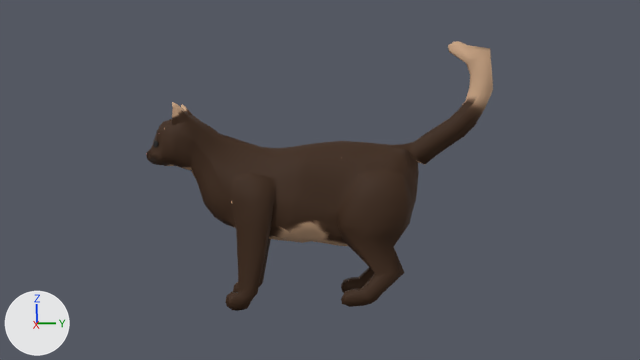
The Blender file props/Chat_Camille/Chat_Camille_squelette.blend: old version first, new version second.
Rendered twice from the file's camera 'Camera'. Lighting does not change. The marker at lower left points along +X, +Y and +Z.

The older version as bpy lines, for what is in view:
```python
mat_material_003 = principled_material('Material.003')
mat_material_003.base_color = (0.0, 0.0, 0.0)  # black #000000
me_cube_007 = bpy.data.meshes.new('Cube.007')
me_cube_007.from_pydata(...)  # 3750 vertices, 3786 faces, 4 loose edges; spans x -0.53..0.53, y -1.82..2.12, z 0.13..2.91
# faces by material slot: [1861, 1925]
me_cube_007.materials.append(mat_material_001)  # picture img_lampepixar_support_basecolor_png
me_cube_007.materials.append(mat_material_003)  # black #000000
# before: 24 (0.31, -0.87, 1.68) at pixel (230, 174)
# before: 97 (0.35, 1.01, 1.53) at pixel (402, 171), 98 (0.34, 0.6, 1.59) at pixel (364, 170), 99 (0.34, 0.84, 1.6) at pixel (387, 166)
ob_chat = bpy.data.objects.new('Chat', me_cube_007)
ob_chat.location = (-0.03, -0.155, 0.039)
ob_chat.rotation_euler = (0.095, 0.0, 0.0)  # degrees (5.4, 0, 0)
```
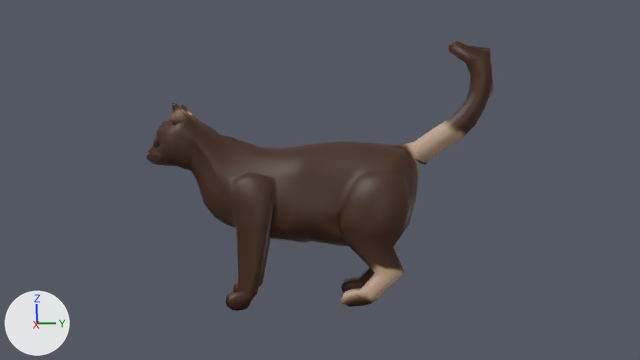
Commit message: c'est la dèche pour le chat

Changed parts and their boxes (x1, y1, x2, y2) in the pictures (640 x 360 px; the box of a moved part takes in the faces that stretch with it):
```json
{"object": "Chat", "change": "surface changed, reshaped", "before": [146, 41, 493, 311], "after": [146, 41, 493, 311]}
{"part": 1, "of": "me_cube_007", "change": "moved or reshaped", "before": [192, 128, 267, 283], "after": [192, 128, 267, 283]}
{"part": 2, "of": "me_cube_007", "change": "moved or reshaped", "before": [210, 154, 256, 202], "after": [210, 154, 256, 202]}
{"part": 3, "of": "me_cube_007", "change": "moved or reshaped", "before": [357, 158, 408, 183], "after": [357, 158, 408, 183]}
{"part": 4, "of": "me_cube_007", "change": "recoloured", "before": [146, 41, 493, 306], "after": [146, 41, 493, 306]}
```

Edits to the scene script, one JSON object a line:
```json
{"op": "add", "block": "img_marron_9448_serie_94_sans_plomb_jpg", "code": ["img_marron_9448_serie_94_sans_plomb_jpg = load_image('marron-9448-serie-94-sans-plomb.jpg', 'Textures/marron-9448-serie-94-sans-plomb.jpg', 400, 400, 'sRGB')"]}
{"op": "remove", "block": "mat_material_003", "code": "mat_material_003.base_color = (0.0, 0.0, 0.0)  # black #000000"}
{"op": "add", "block": "mat_material_003", "code": "mat_material_003.texture = img_marron_9448_serie_94_sans_plomb_jpg"}
{"op": "add", "block": "mat_material", "code": ["mat_material = principled_material('Material')", "mat_material.base_color = (0.0, 0.0, 0.0)  # black #000000"]}
{"block": "me_cube_007", "where": "# used by ob_chat; location = (-0.03, -0.155, 0.039); rotation_euler = (0.095, 0.0, 0.0), in degrees (5.4, 0, 0)"}
{"block": "me_cube_007", "where": "# verts and faces of me_cube_007; kept vertices keep their numbers, new ones are numbered from 3750"}
{"op": "remove", "block": "me_cube_007", "code": "me_cube_007.from_pydata(...)  # 3750 vertices, 3786 faces, 4 loose edges; spans x -0.53..0.53, y -1.82..2.12, z 0.13..2.91"}
{"op": "add", "block": "me_cube_007", "code": "me_cube_007.from_pydata(...)  # 3737 vertices, 3776 faces, 4 loose edges; spans x -0.53..0.53, y -1.82..2.12, z 0.13..2.91"}
{"block": "me_cube_007", "change": "me_cube_007 part 1"}
{"block": "me_cube_007", "change": "14 vertices are removed from x -0.2..0.13, y -1.26..-0.83, z 1.07..1.59"}
{"block": "me_cube_007", "change": "40 faces are deleted"}
{"block": "me_cube_007", "change": "4 vertices move from x -0.2..0.03, y -1.04..-0.65, z 1.06..2.14 to x -0.18..0.04, y -1.08..-0.66, z 1.06..2.13"}
{"block": "me_cube_007", "change": "2 vertices are added at (0.02, -1.26, 1.59), (-0.19, -0.83, 1.08)"}
{"block": "me_cube_007", "change": "31 new faces join them, mat_material_003 (picture img_marron_9448_serie_94_sans_plomb_jpg), smooth"}
{"block": "me_cube_007", "change": "me_cube_007 part 2"}
{"op": "add", "block": "me_cube_007", "code": "verts[24] = (0.29, -0.9, 1.64)  # moved, pixel (228, 177)"}
{"block": "me_cube_007", "change": "me_cube_007 part 3"}
{"op": "add", "block": "me_cube_007", "code": "verts[97] = (0.37, 1.0, 1.52)  # moved, pixel (402, 172)"}
{"op": "add", "block": "me_cube_007", "code": "verts[98] = (0.36, 0.66, 1.57)  # moved, pixel (370, 171)"}
{"op": "add", "block": "me_cube_007", "code": "verts[99] = (0.37, 0.86, 1.58)  # moved, pixel (389, 168)"}
{"block": "me_cube_007", "change": "me_cube_007 part 4: 1811 faces spanning x -0.53..0.53, y -1.82..2.12, z 0.13..2.91 switch from mat_material_001 (picture img_lampepixar_support_basecolor_png) to mat_material_003 (picture img_marron_9448_serie_94_sans_plomb_jpg)"}
{"op": "add", "block": "me_cube_007", "code": "me_cube_007.materials.append(mat_material)  # black #000000"}
```
